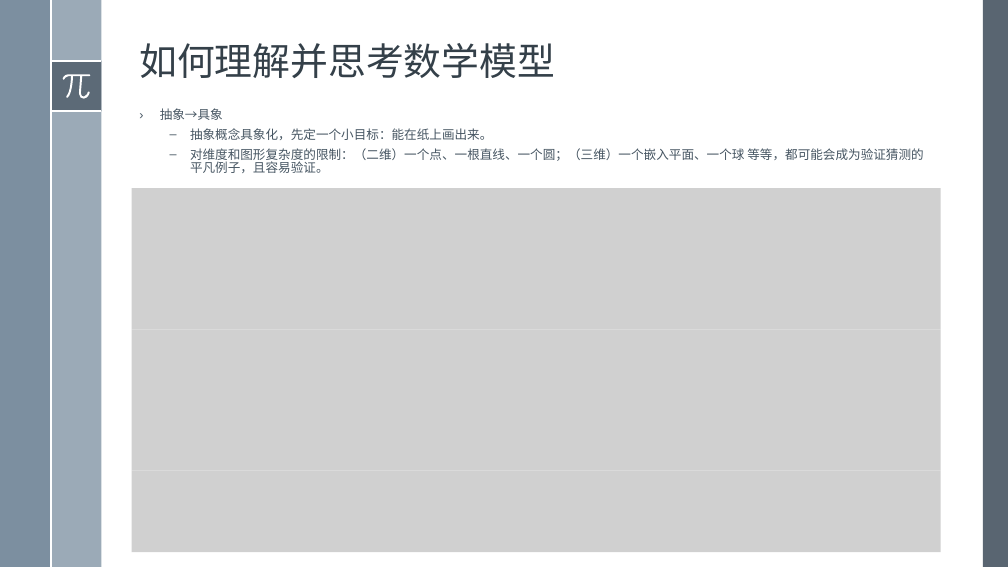
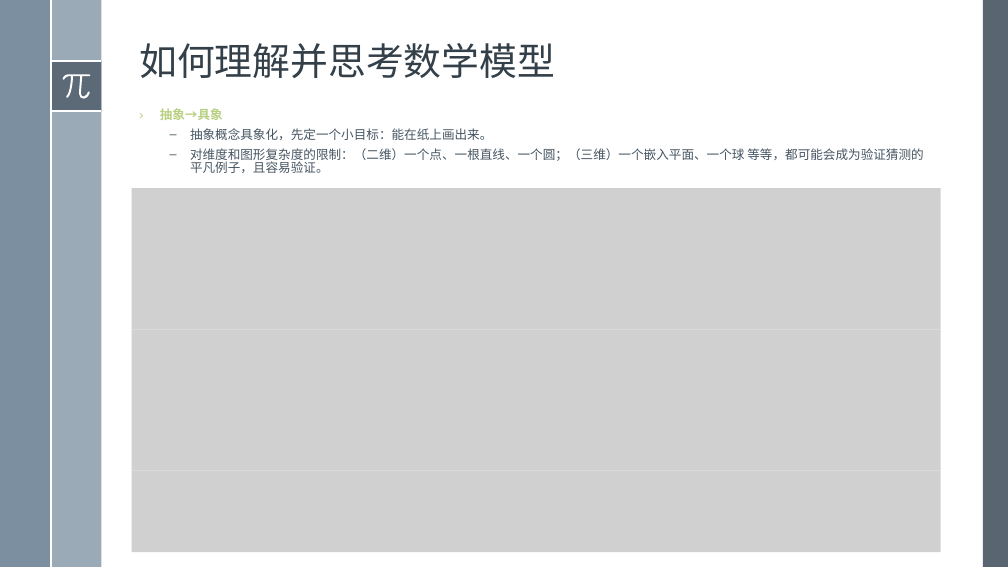
Before and after one commit to SakigamiYang/PyCon, a slide deck: slide 14 of Python-Meetup/20200719/面向一小部分程序员的数学学习相关话题简言.pptx. Drawn at 1008x567 pixels with LibreOffice and Linux fonts; fonts in the diff are those of the drawing; grey boxes stand for pictures. Boxes give left, top, right and bottom in pixels: in the first picture for what was removed or moved away, otherwise in the second. Text is boxed around its words. In the diff, an @@ line names an element or a change of style, - is before the commit and + after.

```diff
--- a/Python-Meetup/20200719/面向一小部分程序员的数学学习相关话题简言.pptx
+++ b/Python-Meetup/20200719/面向一小部分程序员的数学学习相关话题简言.pptx
@@ text at (160,108,223,120): text colour #465562 to #B8D082, bold on in "抽象→具象" @@
```
Also in this commit, not shown: 7 other slides changed.
